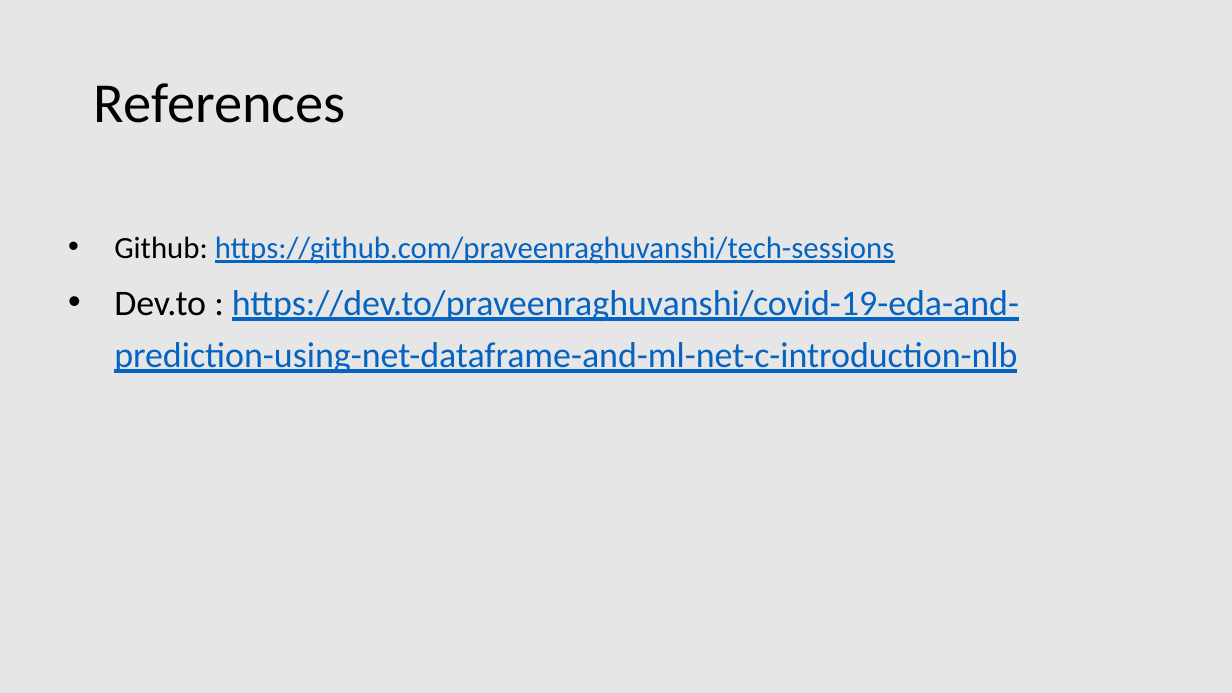
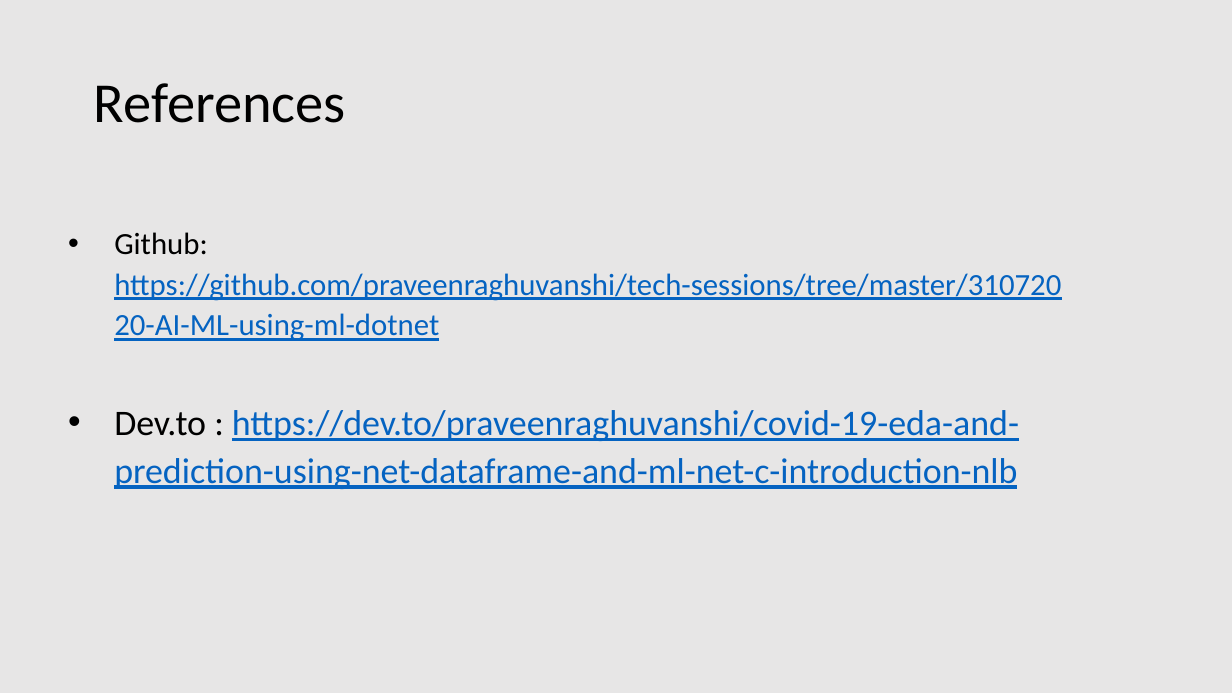
Before and after one commit to praveenraghuvanshi/tech-sessions, a slide deck: slide 18 of 31072020-AI-ML-using-ml-dotnet/AI-ML-Microsft-Reactor.pptx. Drawn at 1232x693 pixels with LibreOffice and Linux fonts; fonts in the diff are those of the drawing. Boxes give left, top, right and bottom in pixels: in the first picture for what was removed or moved away, otherwise in the second. Text is boxed around its words. In the diff, an @@ line names an element or a change of style, - is before the commit and + after.

Commit message:
Updated Github link

```diff
--- a/31072020-AI-ML-using-ml-dotnet/AI-ML-Microsft-Reactor.pptx
+++ b/31072020-AI-ML-using-ml-dotnet/AI-ML-Microsft-Reactor.pptx
@@ text at (114, 232, 1061, 341): text changed @@
-  • Github: https://github.com/praveenraghuvanshi/tech-sessions
+  • Github: https://github.com/praveenraghuvanshi/tech-sessions/tree/master/31072020-AI-ML-using-ml-dotnet
@@ text at (114, 410, 1019, 489): line spacing 1.2 to 1.1 @@
```
Also in this commit, not shown: 1 other file.
